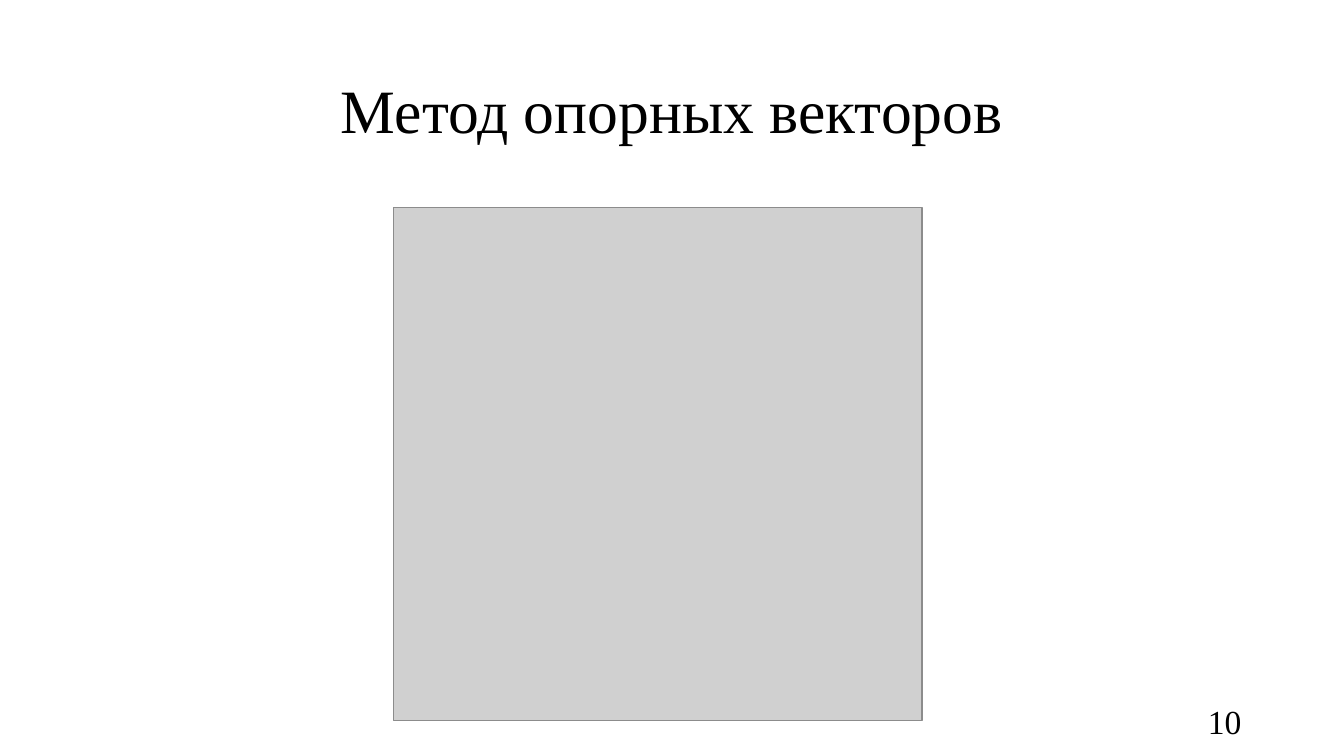
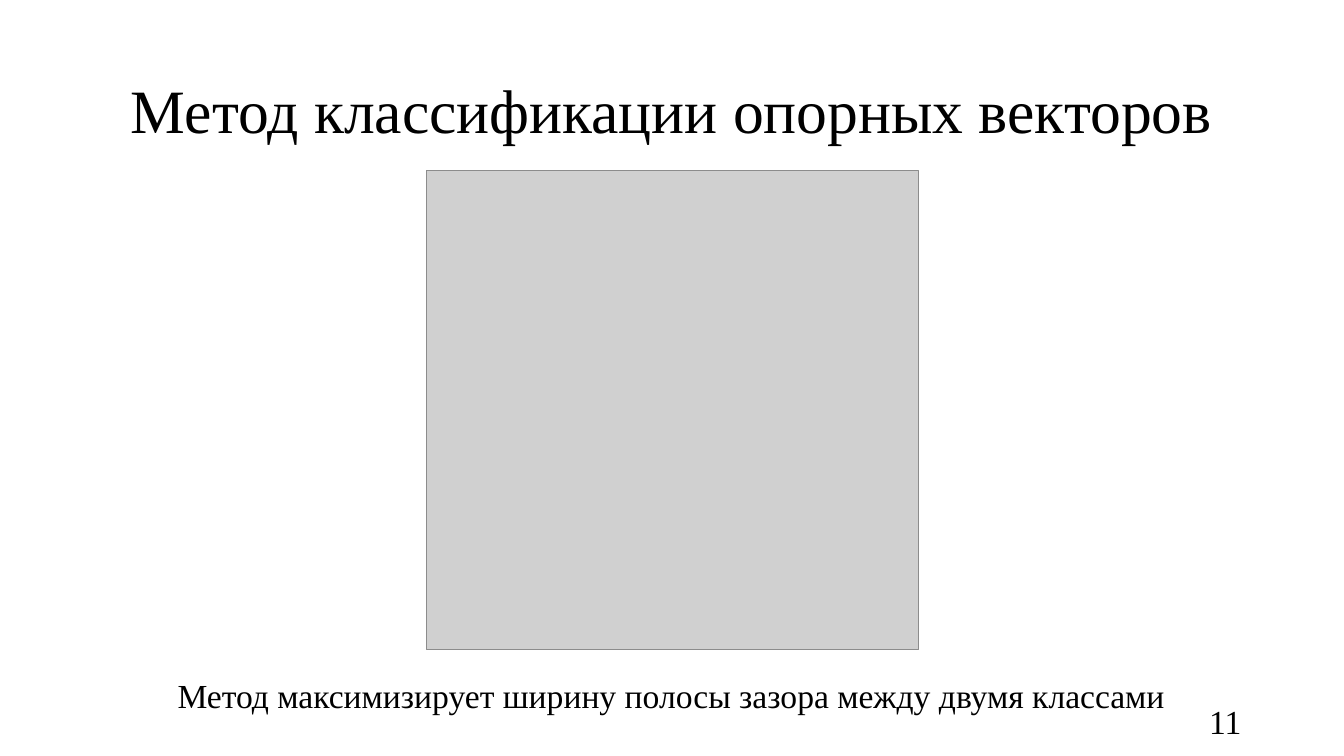
Before and after one commit to oljakon/bachelor-degree, a slide deck: slide 11 of РПЗ/презентация_Кондрашова.pptx (slide 10 before the commit). Drawn at 1344x756 pixels with LibreOffice and Linux fonts; fonts in the diff are those of the drawing; grey boxes stand for pictures. Boxes give left, top, right and bottom in pixels: in the first picture for what was removed or moved away, otherwise in the second. Text is boxed around its words. In the diff, an @@ line names an element or a change of style, - is before the commit and + after.

```diff
--- a/РПЗ/презентация_Кондрашова.pptx
+++ b/РПЗ/презентация_Кондрашова.pptx
@@ title at (131, 90, 1212, 144): text changed @@
-Метод опорных векторов
+Метод классификации опорных векторов
@@ picture: place and size @@
-picture at (393, 208, 922, 722)
+picture at (426, 171, 920, 650)
@@ text added at (178, 686, 1164, 715), 24 pt, text #000000 @@
+Метод максимизирует ширину полосы зазора между двумя классами
@@ page number at (1209, 712, 1241, 734): text changed @@
-10
+11
```
Also in this commit, not shown: 13 other slides changed, 2 slides added, 3 slides removed, 2 other files.
